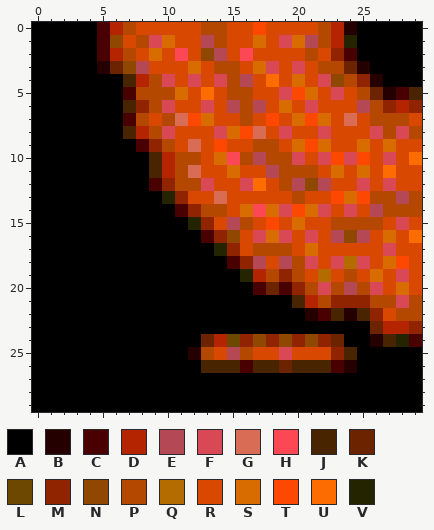
A pixel-art sprite gets an edit: resources/bl.png. The picture above is the old version.
The file is 30x30 pixels. Colours within 5 levels of each other are drawn and written as one.
Palette (. is transparent): A #000000  B #240000  C #480000  D #b42400  E #b44855  F #d84855  G #d86c55  H #fc4855  J #482400  K #6c2400  L #6c4800  M #902400  N #904800  P #b44800  Q #b46c00  R #d84800  S #d86c00  T #fc4800  U #fc6c00  V #242400
Pixels before, first column x 0:
 0 AAAAACDPRRRRRPPRRTRRRRPDBAAAAA
 1 AAAAACNRPFSRREPRRSRFSEPDVAAAAA
 2 AAAAACDPRSRHRNERHRRRRPRMCAAAAA
 3 AAAAABKNERRRSRPPRSFRFRPPKBAAAA
 4 AAAAAAAJDPFRFRFPERURSRFNPMBAAA
 5 AAAAAAACPPPSRURPPRRFTSRFRPKBCJ
 6 AAAAAAAJMPFRRFREPERSRFRRREPMDM
 7 AAAAAAACPRPGTSRRPRTRSTSRGRPPPR
 8 AAAAAAAJDPFRRRFSTGRFRRFRRRFPFP
 9 AAAAAAAACMPRGRTRRPPRSTSRRSRSRR
10 AAAAAAAAAJDPPRSHPEPPFRFTFTRFRU
11 AAAAAAAAAJDPGRRSRREPPPRSRSRURR
12 AAAAAAAAACMPPFRRFURPENERRFRFRR
13 AAAAAAAAAAVMRRGRRRRRPRRTSTPPEP
14 AAAAAAAAAAACMPPRSHSFTSFRFREPPP
15 AAAAAAAAAAAAVMREPRTRSRRPPPPRFR
16 AAAAAAAAAAAAACMNRFSFRFRENERSRU
17 AAAAAAAAAAAAAAVMRPPPRSRRRRRFRR
18 AAAAAAAAAAAAAAACMEREPFRFQFRSTR
19 AAAAAAAAAAAAAAAAVDPMPRQRPRSRFR
20 AAAAAAAAAAAAAAAAACKCMPFPEPFRSR
21 AAAAAAAAAAAAAAAAAAAAJDPMMMPPFP
22 AAAAAAAAAAAAAAAAAAAAABCJBJMRPP
23 AAAAAAAAAAAAAAAAAAAAAAAAAAKDDM
24 AAAAAAAAAAAAAKDLMNMNMNMKAABJVC
25 AAAAAAAAAAAABPREPRRFRRRMJAAAAA
26 AAAAAAAAAAAAAJJJCJJKJJJCBAAAAA
27 AAAAAAAAAAAAAAAAAAAAAAAAAAAAAA
28 AAAAAAAAAAAAAAAAAAAAAAAAAAAAAA
29 AAAAAAAAAAAAAAAAAAAAAAAAAAAAAA
New version:
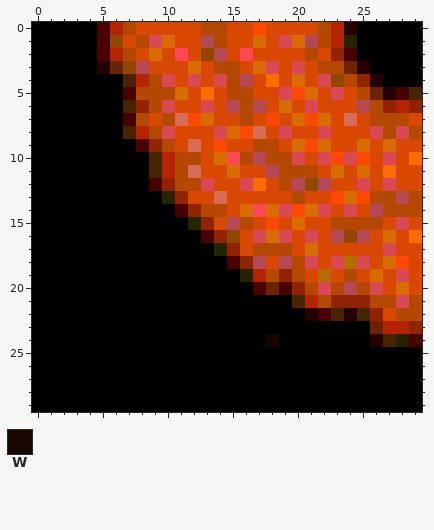
Colours new in this view: W #180600
The exact change:
y 24: x 13..23 KDLMNMNMNMK -> AAAAAWAAAAA
y 25: x 12..24 BPREPRRFRRRMJ -> AAAAAAAAAAAAA
y 26: x 13..24 JJJCJJKJJJCB -> AAAAAAAAAAAA
Pixel boxes of the changes (left, top, right, bottom) in both pictures:
changed: (188, 334, 357, 373)
